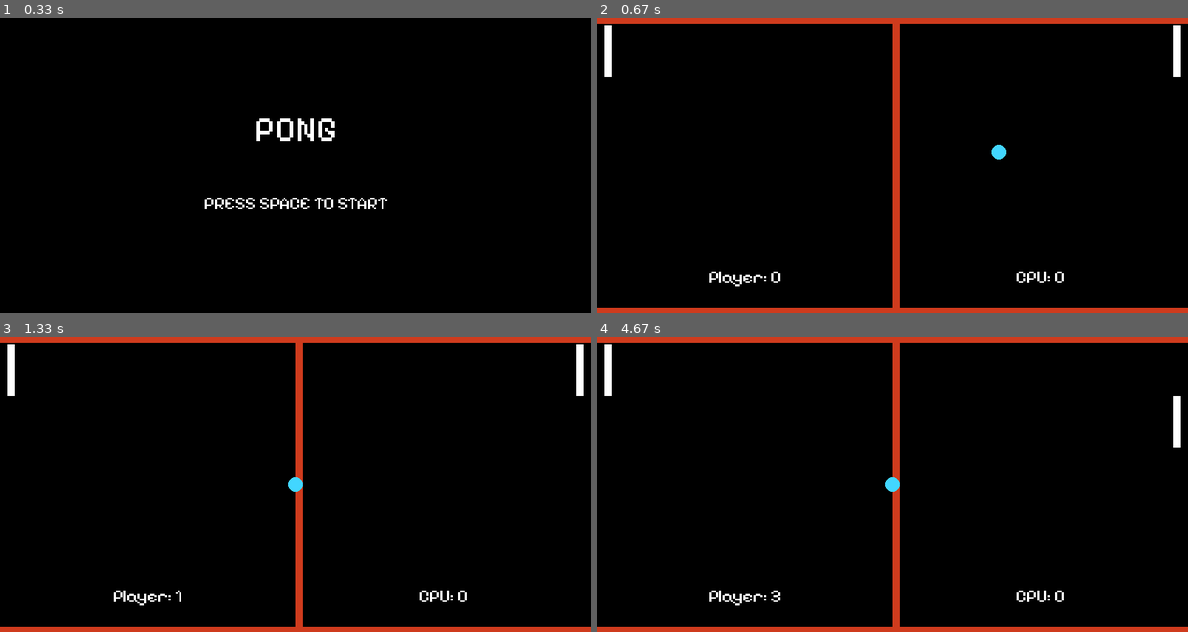
Above: before the commit, frames 1-4 (two rows, left to right).
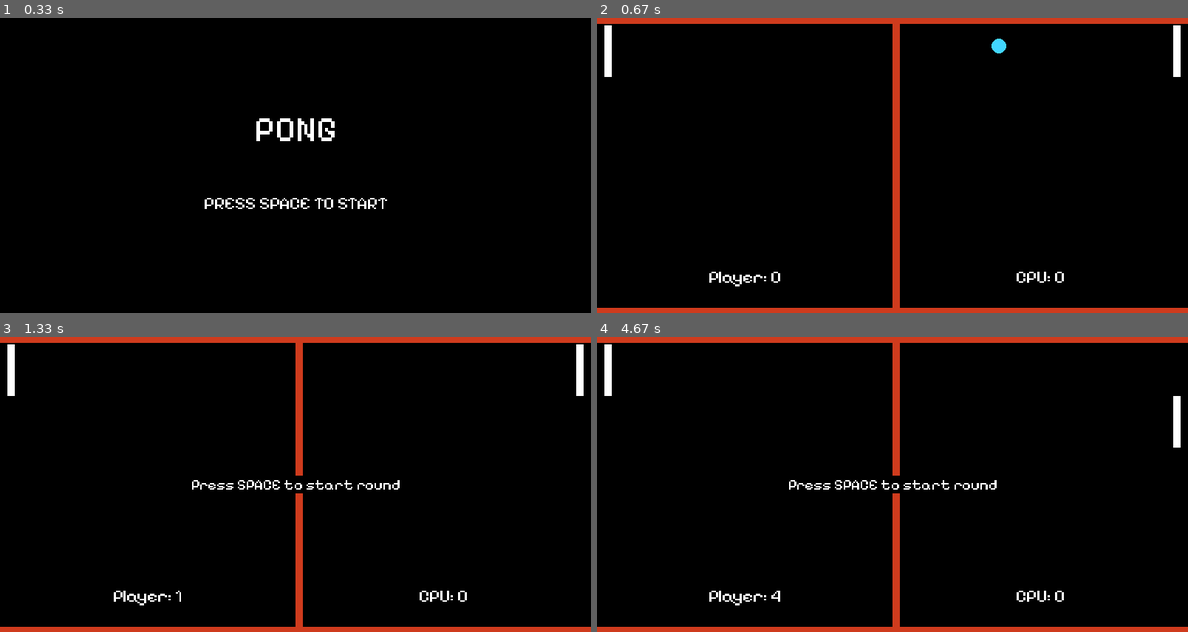
Above: after the commit, the same moments.

Repository: alabador/pygame_pong
Game: pygame game, started from main.py
The game is run twice, just before and just after one commit, with the same random seed, the same clock (stepped at 60 frames per second) and the same inputs.
Inputs:
- Up to frame 1 (0.33 s): no input
- Up to frame 2 (0.67 s): tap Space at 0.33 s
- Up to frame 3 (1.33 s): hold Esc 0.67-1.13 s; hold Up 0.67-1.13 s; tap Space at 0.73, 1.03, 1.23 s; hold Up from 1.17 s (still down)
- Up to frame 4 (4.67 s): tap Space at 1.53, 1.73, 2.07, 2.47, 2.87, 3.2, 3.53, 3.93, 4.33 s; release Up at 1.63 s; hold Down 1.67-1.97 s; hold Up 2-2.37 s; hold Down 2.4-2.77 s; hold Up 2.8-3.1 s; hold Down 3.13-3.43 s; hold Up 3.47-3.83 s; hold Down 3.87-4.23 s; hold Up 4.27-4.57 s; hold Down from 4.6 s (still down)

Frame 1 is identical in both runs. In frame 2, 0.2% of the frame differs, in the area x 66-70%, y 7-48%; in frame 3, 0.5%; in frame 4, 0.5%, in the area x 29-68%, y 47-90%.

Commit message:
Add prompt to restart round

Diff:
--- a/main.py
+++ b/main.py
@@ -59,6 +59,7 @@
         self.x_movement = 8
         self.y_movement = random.randint(-10, 10)
         self.radius = 10
+        self.round_active = True
         self.object = pygame.draw.circle(display, (66, 214, 255), (self.x, self.y), self.radius)
     def draw_ball(self):
         self.object = pygame.draw.circle(display, (66, 214, 255), (self.x, self.y), self.radius)
@@ -83,9 +84,11 @@
         self.y = display_h/2
         self.x_movement = 0
         self.y_movement = 0
+        self.round_active = False
     def restart_movement(self):
         self.y_movement = random.randint(-10, 10)
         self.x_movement = 8
+        self.round_active = True
     def check_win(self):
         if self.object.x > display_w + self.radius:
             player.score += 1
@@ -135,6 +138,13 @@
     display.blit(player_score_text, player_score_rect)
     display.blit(cpu_score_text, cpu_score_rect)
 
+def reset_prompt():
+    prompt_font = pygame.font.Font('fonts/PixelifySans-VariableFont_wght.ttf', 20)
+    prompt_text = prompt_font.render(f"Press SPACE to start round", False, "WHITE")
+    prompt_rect = prompt_text.get_rect(center = (display_w/2, display_h/2))
+    pygame.draw.rect(display, "BLACK", prompt_rect)
+    # pygame.draw.rect(display, "BLACK", prompt_rect, 20)
+    display.blit(prompt_text, prompt_rect)
 
 player = Player(True)
 opp = Player(False)
@@ -152,7 +162,7 @@
                 game_active = False
                 player.score = 0
                 opp.score = 0
-            if event.key == pygame.K_SPACE:
+            if event.key == pygame.K_SPACE and not ball.round_active:
                 ball.restart_movement()
     if game_active == True:
         display.fill((0,0,0))
@@ -161,6 +171,8 @@
         opp.update()
         ball.update()
         score_board()
+        if not ball.round_active:
+            reset_prompt()
     else:
         game_active = render_menu()
     pygame.display.update()
